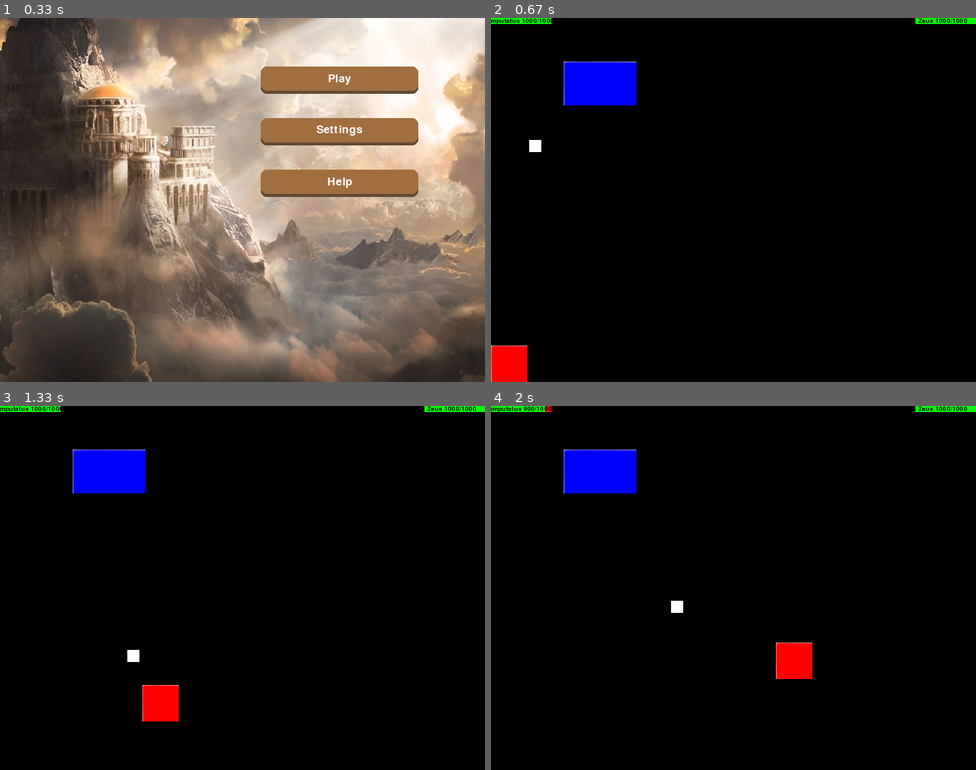
Above: before the commit, frames 1-4 (two rows, left to right).
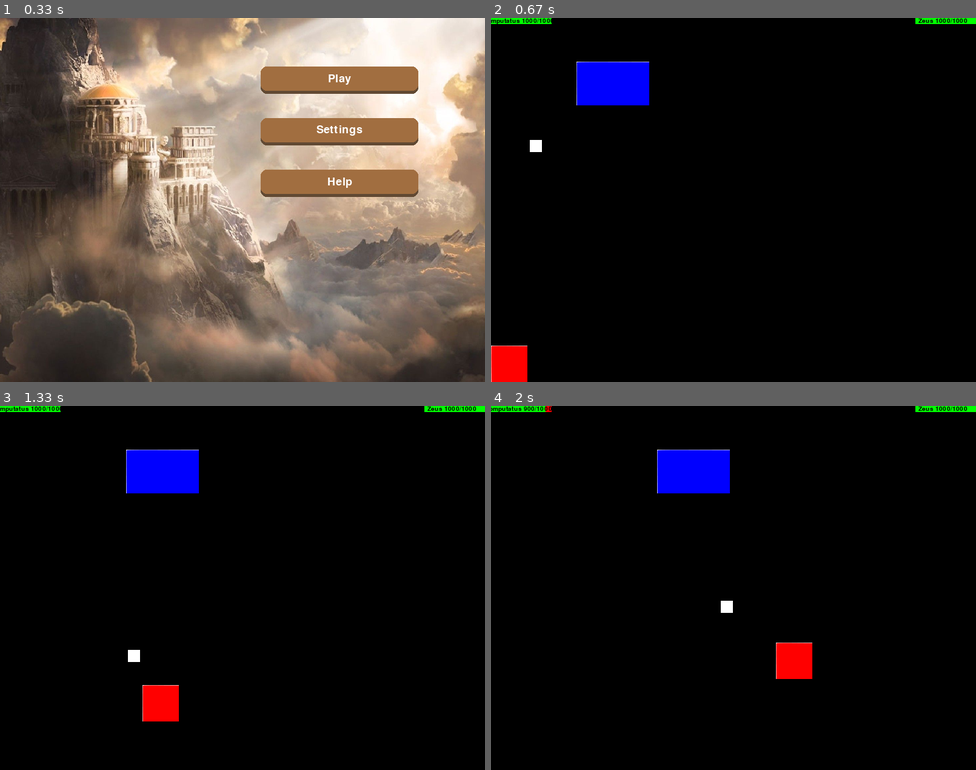
Above: after the commit, the same moments.

Repository: RodrigoSdeCarvalho/Project-Zeus-Pygame
Game: pygame game, started from prototipo/Game.py
Two runs of this game, one before a commit and one after it. Both use one fixed random seed, a clock stepped at 60 frames per second and the inputs below.
Inputs (mouse positions are in pixels of both pictures, inside the frame that each line leads up to):
- Up to frame 1 (0.33 s): no input
- Up to frame 2 (0.67 s): click "Play" at 0.38 s
- Up to frame 3 (1.33 s): hold D 0.67-1.13 s; move the mouse to (223, 602) at 0.7 s; hold W from 1.17 s (still down)
- Up to frame 4 (2 s): release W at 1.47 s; hold D 1.5-1.97 s

Frame 1 is identical in both runs. In frame 2, 0.7% of the frame differs, in the area x 7-33%, y 12-37%; in frame 3, 2.7%; in frame 4, 3.8%, in the area x 15-50%, y 12-57%.

Commit message:
Movimentação do boss implementada

Diff:
--- a/prototipo/GameLogic/Characters/Boss.py
+++ b/prototipo/GameLogic/Characters/Boss.py
@@ -19,6 +19,7 @@
         self.__speed = speed
         self.__jump_height = jump_height
         self.__sprites = sprites
+        self.__counter = 0
 
     @property
     def x_position(self):
@@ -56,8 +57,25 @@
     def sprites(self):
         return self.__sprites
 
+    @property
+    def counter(self):
+        return self.__counter
+
+    @counter.setter
+    def counter(self, counter):
+        self.__counter = counter
+
     def summon_minions(self):
         pass
 
     def move(self):
-        pass
+        distance = 400
+
+        if self.counter >= 0 and self.counter <= distance:
+            self.x_position += self.speed
+        elif self.counter >= distance and self.counter <= distance*2:
+            self.x_position -= self.speed
+        else:
+            self.counter = 0
+
+        self.counter += 1
--- a/prototipo/GameLogic/Stage/Stage.py
+++ b/prototipo/GameLogic/Stage/Stage.py
@@ -212,6 +212,7 @@
             self.status(player, [0,0])
 
             if boss.health > 0:
+                boss.move()
                 self.draw_boss(boss)
                 if player.health > 0:
                     if clock % (60 * 3) and boss_skill_run == True:
